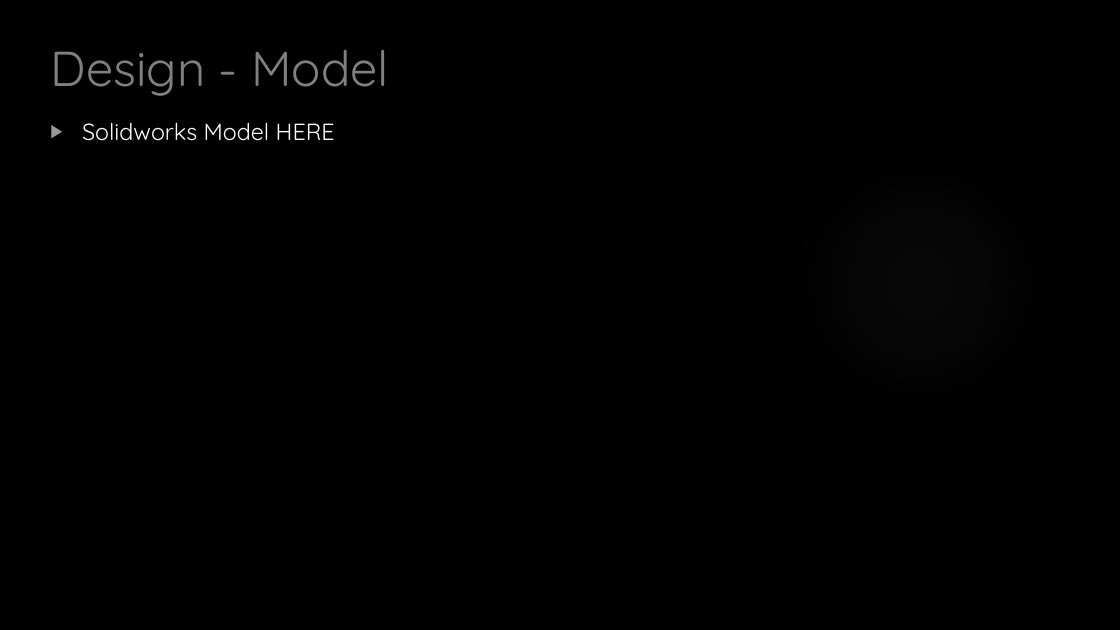
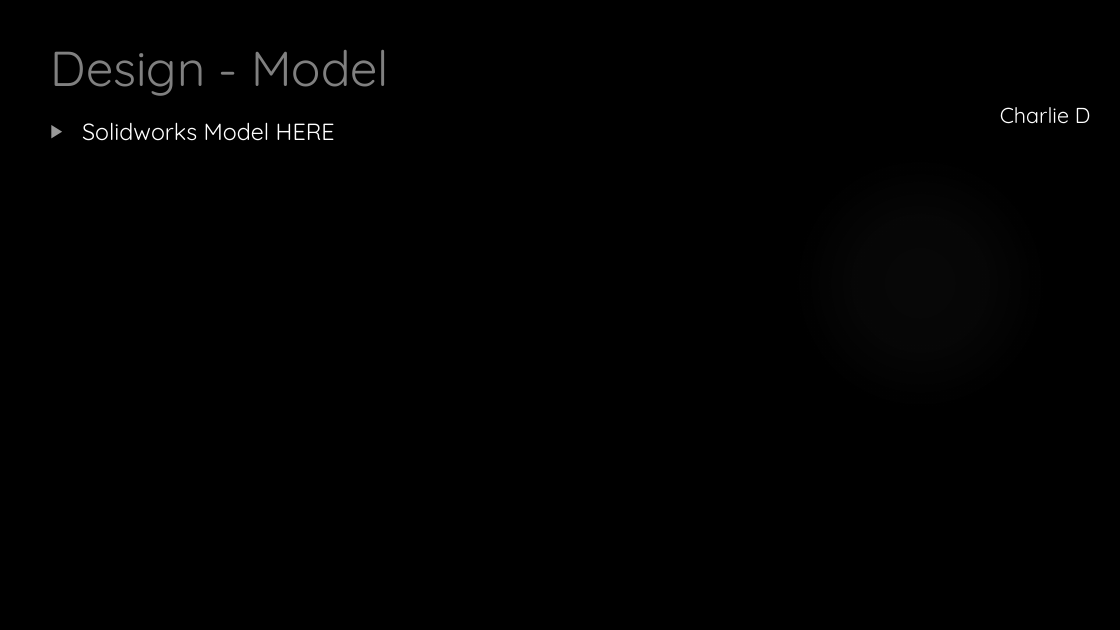
Before and after one commit to HASP-UMN/CubeSat, a slide deck: slide 10 of Presentations/CDR_Presentation.pptx (slide 9 before the commit). Drawn at 1120x630 pixels with LibreOffice and Linux fonts; fonts in the diff are those of the drawing; background and template pictures are left out. Boxes give left, top, right and bottom in pixels: in the first picture for what was removed or moved away, otherwise in the second. Text is boxed around its words. In the diff, an @@ line names an element or a change of style, - is before the commit and + after.

```diff
--- a/Presentations/CDR_Presentation.pptx
+++ b/Presentations/CDR_Presentation.pptx
@@ text added at [1000, 107, 1091, 124], 18.5 pt, text #FFFFFF @@
+Charlie D
```
Also in this commit, not shown: 10 other slides changed, 13 slides added, 1 slide removed, 1 other file.
